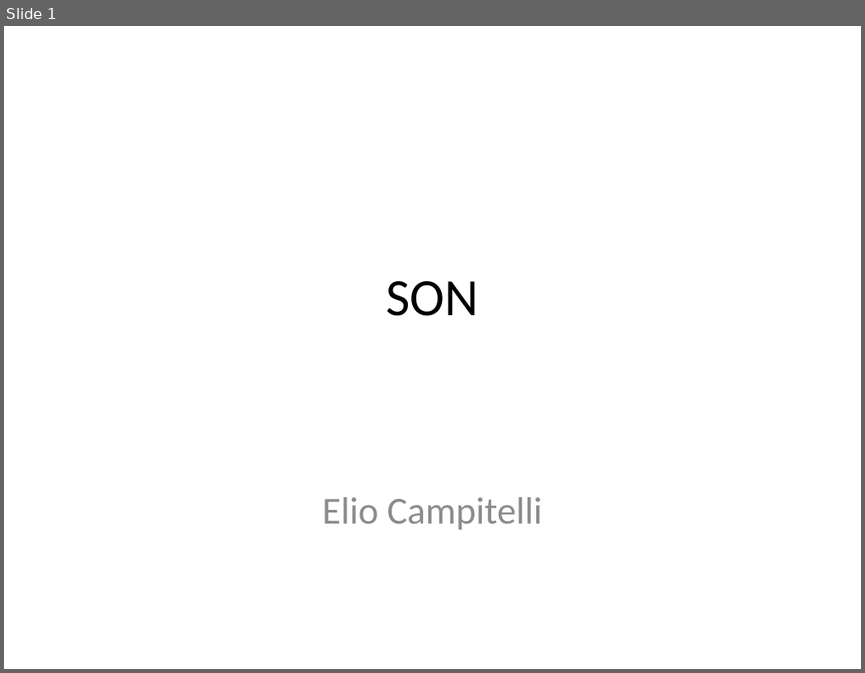
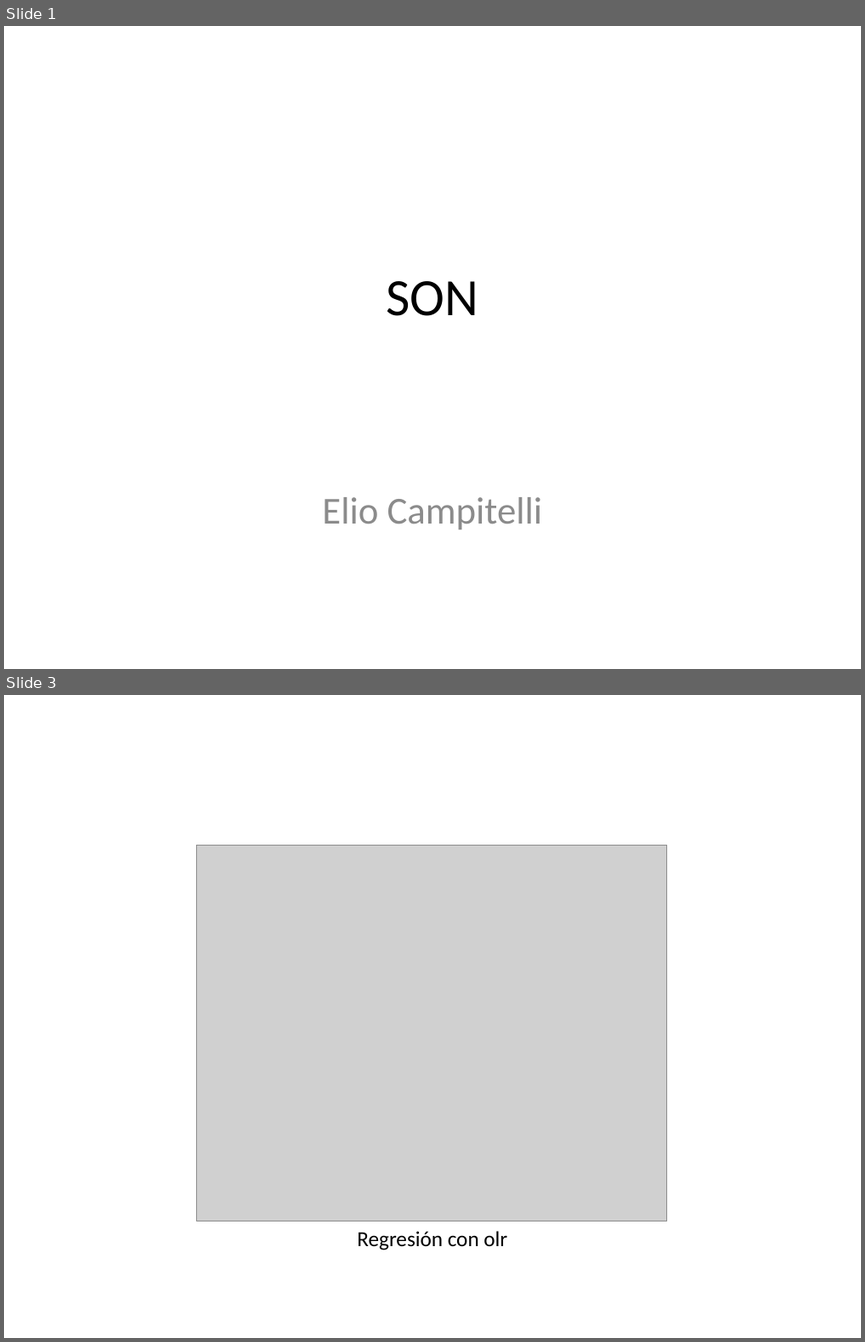
Before and after one commit to eliocamp/onda3, a slide deck: 23-mas_SON.pptx. Shown one above the other, each under a label of ours: slide 1 before the commit, slides 1 and 3 after it; the slides between them are not shown. The pictures are 865x673 and 865x1342 pixels, drawn with LibreOffice and Linux fonts; fonts in the diff are those of the drawing; grey boxes stand for pictures. Boxes give left, top, right and bottom in pixels: in the first picture for what was removed or moved away, otherwise in the second. Text is boxed around its words. In the diff, an @@ line names an element or a change of style, - is before the commit and + after.

```diff
--- a/23-mas_SON.pptx
+++ b/23-mas_SON.pptx
@@ slide 3 added at (4, 695, 861, 1338), background #FFFFFF @@
@@ picture added at (197, 845, 667, 1221) @@
@@ text added at (357, 1231, 507, 1250), 18 pt, text #000000 @@
+Regresión con olr
```
Also in this commit, not shown: 4 other slides added, 3 slides removed, 1 other file.
